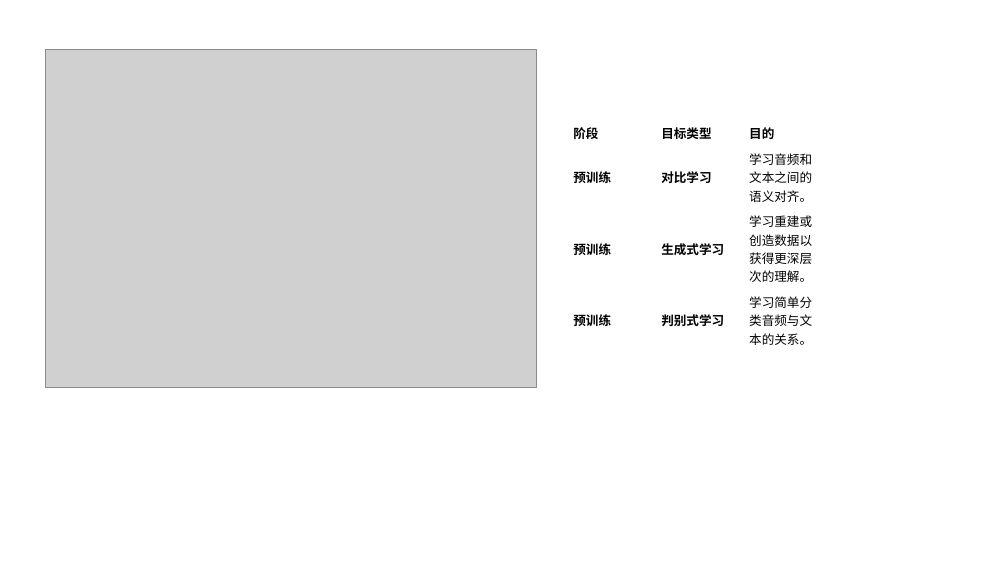
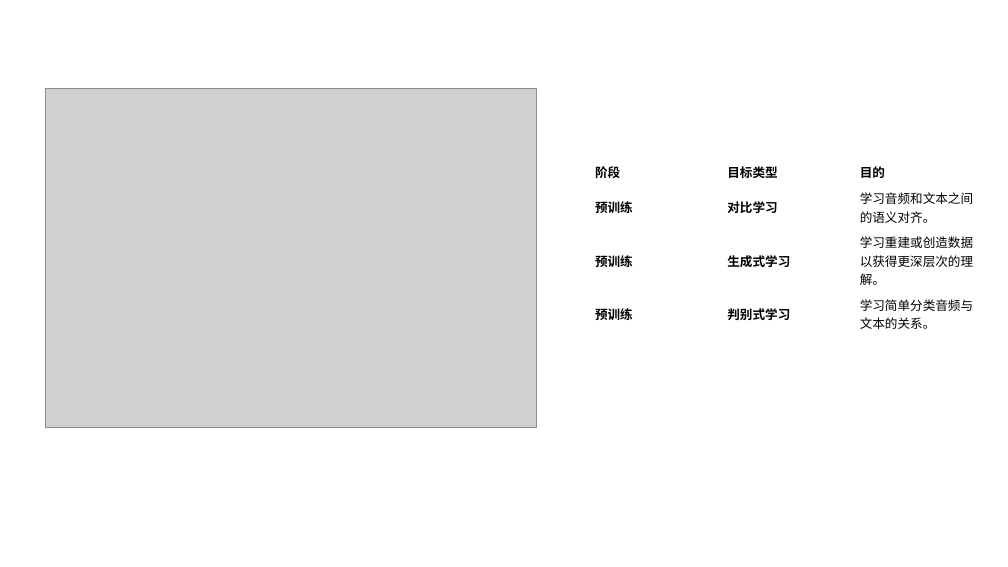
Before and after one commit to dongwhfdyer/utils_come, a slide deck: slide 2 of 论文调研.pptx. Drawn at 1008x567 pixels with LibreOffice and Linux fonts; fonts in the diff are those of the drawing; grey boxes stand for pictures. Boxes give left, top, right and bottom in pixels: in the first picture for what was removed or moved away, otherwise in the second. Text is boxed around its words. In the diff, an @@ line names an element or a change of style, - is before the commit and + after.

```diff
--- a/论文调研.pptx
+++ b/论文调研.pptx
@@ picture: place and size @@
-picture at <box>45,49,537,388</box>
+picture at <box>45,88,537,427</box>
@@ table: place and size @@
-table at <box>566,120,829,349</box>
+table at <box>588,160,985,333</box>
```
Also in this commit, not shown: 6 other slides changed, 5 slides added, 2 slides removed, 2 other files.
